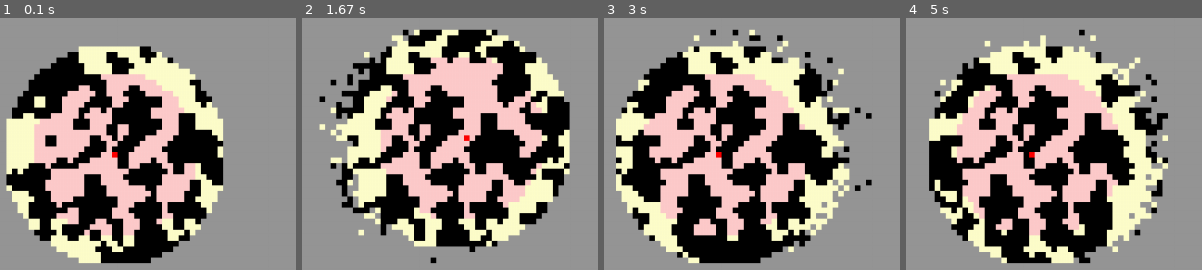
Above: before the commit, frames 1-4 (left to right).
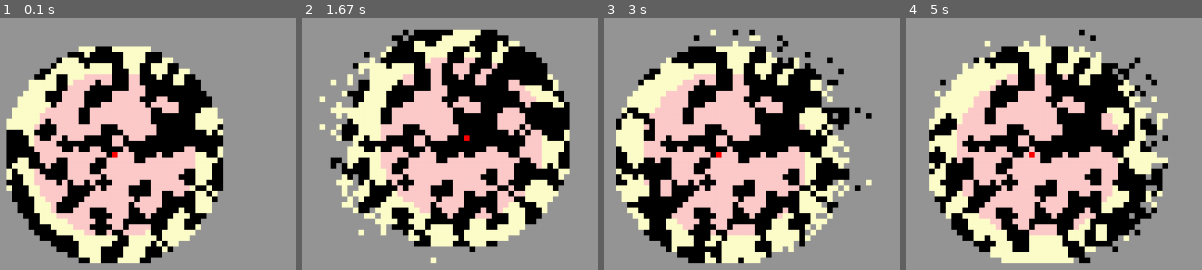
Above: after the commit, the same moments.

Repository: jbachurski/tenebris
Game: pygame game, started from demos/observer.py
Two runs of this game, one before a commit and one after it. Both use one fixed random seed, a clock stepped at 60 frames per second and the inputs below.
Inputs:
- Up to frame 1 (0.1 s): no input
- Up to frame 2 (1.67 s): hold Right 0.33-0.8 s; hold Up 0.83-1.13 s; hold Right 1.17-1.63 s
- Up to frame 3 (3 s): hold Left 1.67-2.2 s; hold Down 2.23-2.53 s; hold Left 2.57-2.97 s
- Up to frame 4 (5 s): hold Up 3-3.37 s; hold Right 3.4-4.03 s; hold Down 4.07-4.43 s; hold Left 4.47-4.93 s; hold Right from 4.97 s (still down)

The runs differ from the first frame. In frame 1, 29% of the frame differs, in the area x 2-76%, y 11-98%; in frame 2, 30%; in frame 3, 32%, in the area x 4-91%, y 4-98%; in frame 4, 31%.

Commit message:
Add structures

Diff:
--- a/demos/campfire.py
+++ b/demos/campfire.py
@@ -1,6 +1,7 @@
 import pygame
 from pygame_disp import PygameFrontend
 from radar import RadarSimulator
+from utils import norm
 
 # Click screen to place down campfires
 
@@ -44,10 +45,9 @@
     def remove_campfire(self, i, j):
         self.campfires.remove((i, j))
 
-    def protected(self, i, j):
-        return any(
-            self.norm(i - ci, j - cj) < self.campfire_radius
-            for ci, cj in self.campfires
+    def cannot_forget(self, i, j):
+        return super().cannot_forget(i, j) or any(
+            norm(i - ci, j - cj) < self.campfire_radius for ci, cj in self.campfires
         )
 
 
--- a/demos/observer.py
+++ b/demos/observer.py
@@ -3,6 +3,7 @@
 
 import pygame
 from campfire import PygameFrontendWithCampfires, RadarSimulatorWithCampfires
+from utils import norm
 
 # Arrow keys to move around, press return to place campfires
 
@@ -23,10 +24,7 @@
         r, g, b = super().get_colour(i, j)
         if (i, j) in self.sim.available_cells:
             b *= 0.8
-            if (
-                self.sim.norm(i - self.sim.ci[0], j - self.sim.ci[1])
-                < self.sim.innerrad
-            ):
+            if norm(i - self.sim.ci[0], j - self.sim.ci[1]) < self.sim.innerrad:
                 g *= 0.8
         elif self.fog_of_war:
             return (150, 150, 150)
@@ -64,8 +62,12 @@
         self.ci = (self.width // 2, self.width // 2)
         self.available_cells = set()
         self.despawn_prob = 1 - math.pow(0.5, 1 / half_life)
+        self.innerrad = innerrad
 
+    def post_init(self):
+        super().post_init()
         # Initialise CA without worrying about innerrad for now
+        innerrad = self.innerrad
         self.innerrad = 0
         for _ in range(10):
             self.step()
@@ -74,15 +76,16 @@
     def step(self):
         super().step()
         for i, j in list(self.available_cells):
-            dist = self.norm(i - self.ci[0], j - self.ci[1])
+            dist = norm(i - self.ci[0], j - self.ci[1])
             if dist > self.outerrad and random.random() < self.despawn_prob:
                 # Despawn
-                if not self.protected(i, j):
+                if not self.cannot_forget(i, j):
                     self.available_cells.remove((i, j))
-                    self.grid[i][j] = self.calc_new_cell(i, j)
+                    if not self.protected(i, j):
+                        self.grid[i][j] = self.calc_new_cell(i, j)
 
     def calc(self, i, j):
-        dist = self.norm(i - self.ci[0], j - self.ci[1])
+        dist = norm(i - self.ci[0], j - self.ci[1])
         if dist < self.outerrad:
             # This cell exists!!!
             self.available_cells.add((i, j))
--- a/demos/pygame_disp.py
+++ b/demos/pygame_disp.py
@@ -12,6 +12,8 @@
         self.pxsz = pxsz
         self.screen = pygame.display.set_mode((sim.width * pxsz, sim.width * pxsz))
         self.steps = 0
+
+        sim.post_init()
 
     def run(self):
         while True:
--- a/demos/radar.py
+++ b/demos/radar.py
@@ -20,6 +20,8 @@
         super().step()
 
     def calc(self, i, j):
+        if self.protected(i, j):
+            return self.grid[i][j]
         prev_res = super().calc(i, j)
         if self.stepangle < 0:
             return prev_res
--- a/demos/sim.py
+++ b/demos/sim.py
@@ -1,5 +1,6 @@
-import math
 import random
+
+from utils import norm
 
 
 def mk_grid(width):
@@ -7,15 +8,19 @@
 
 
 class Simulator:
-    def __init__(self, width, k, b, radii=(1, 38)):
+    def __init__(self, width, k, b, radii=(1, 38), weights=[1, 1]):
         self.width = width
         self.k = k
         self.b = b
         self.radii = radii
+        self.weights = weights
         self.grid = [
             [self.calc_new_cell(i, j) for j in range(self.width)]
             for i in range(self.width)
         ]
+
+    def post_init(self):
+        pass
 
     def step(self):
         self.grid = [
@@ -39,18 +44,18 @@
             return 1
         return self.grid[i][j]
 
-    def protected(self, i, j):
+    def cannot_forget(self, i, j):
         return False
 
-    def norm(self, i, j):
-        return math.sqrt(i**2 + j**2)
+    def protected(self, i, j):
+        return self.cannot_forget(i, j)
 
     def calc_new_cell(self, i, j):
-        dist = self.norm(i - self.width // 2, j - self.width // 2)
+        dist = norm(i - self.width // 2, j - self.width // 2)
         if dist < self.radii[0] or dist > self.radii[1]:
             return 1
         else:
-            return random.randint(0, 1)
+            return random.choices([0, 1], weights=self.weights)[0]
 
     def output(self):
         for i in range(self.width):
--- /dev/null
+++ b/demos/structures.py
@@ -0,0 +1,74 @@
+from observer import ObserverFrontend, ObserverSimulator
+from utils import norm, poisson_disk_sample
+
+
+class StructureFrontend(ObserverFrontend):
+    def get_colour(self, i, j):
+        if (i, j) in self.sim.structures:
+            return (0, 0, 255)
+        return super().get_colour(i, j)
+
+
+class StructuresSimulator(ObserverSimulator):
+    def __init__(
+        self,
+        *args,
+        n_structures=10,
+        structure_distance=20,
+        structure_radius=3,
+        **kwargs
+    ):
+        super().__init__(*args, **kwargs)
+        self.n_structures = n_structures
+        self.structure_distance = structure_distance
+        self.structure_radius = structure_radius
+        self.structures = []
+
+    def post_init(self):
+        structure_choices = [
+            (i, j)
+            for i in range(self.width)
+            for j in range(self.width)
+            if self.grid[i][j] == 0
+        ]
+
+        # Poisson disk sampling
+        self.structures = poisson_disk_sample(
+            structure_choices, self.structure_distance, self.n_structures
+        )
+
+        for ai, aj in self.structures:
+            for i in range(self.width):
+                for j in range(self.width):
+                    if norm(i - ai, j - aj) <= self.structure_radius:
+                        self.grid[i][j] = 0
+
+        super().post_init()
+
+    def protected(self, i, j):
+        return any(
+            norm(i - ai, j - aj) <= self.structure_radius
+            for (ai, aj) in self.structures
+        )
+
+
+if __name__ == "__main__":
+    N = 80
+    s = StructuresSimulator(
+        2 * N + 2,
+        3,
+        6,
+        weights=[1, 1.3],
+        radii=(0, 9 * N / 10),
+        stepangle=-1,
+        campfire_radius=15,
+        innerrad=15,
+        outerrad=20,
+        half_life=2,
+        n_structures=10,
+        structure_distance=20,
+        structure_radius=5,
+    )
+    pf = StructureFrontend(s, pxsz=6, fog_of_war=False)
+
+    pf.run()
--- /dev/null
+++ b/demos/utils.py
@@ -0,0 +1,16 @@
+import math
+import random
+
+
+def norm(i, j):
+    return math.sqrt((i**2) + (j**2))
+
+
+def poisson_disk_sample(elems, dist, n):
+    res = []
+    for _ in range(n):
+        ai, aj = random.choice(elems)
+        while not all(norm(i - ai, j - aj) >= dist for (i, j) in res):
+            ai, aj = random.choice(elems)
+        res.append((ai, aj))
+    return res
Not shown, added: demos/README.md
